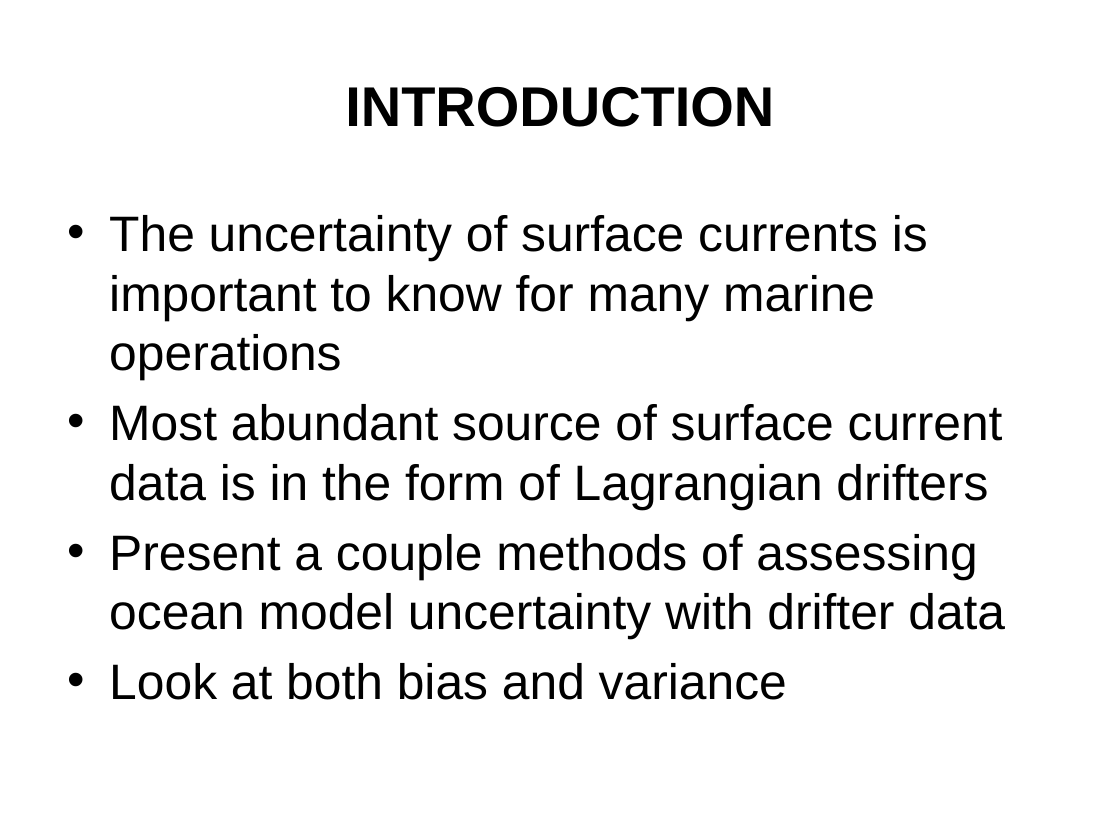
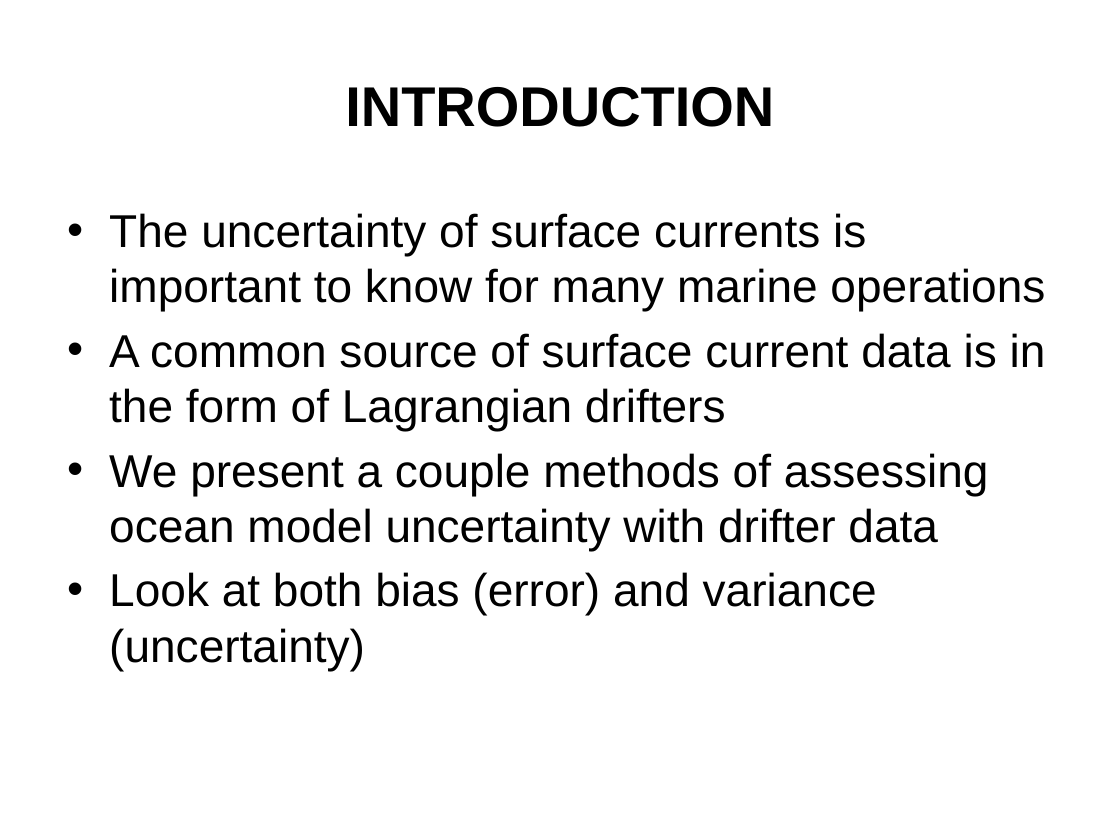
Before and after one commit to nsoontie/velocity-error, a slide deck: slide 2 of presentations/MOI-CONCEPTS-2021/Soontiens_Sutherland_drift_DFO-MOI.pptx. Drawn at 1120x840 pixels with LibreOffice and Linux fonts; fonts in the diff are those of the drawing; background and template pictures are left out. Boxes give left, top, right and bottom in pixels: in the first picture for what was removed or moved away, otherwise in the second. Text is boxed around its words. In the diff, an @@ line names an element or a change of style, - is before the commit and + after.

```diff
--- a/presentations/MOI-CONCEPTS-2021/Soontiens_Sutherland_drift_DFO-MOI.pptx
+++ b/presentations/MOI-CONCEPTS-2021/Soontiens_Sutherland_drift_DFO-MOI.pptx
@@ text at [109,213,1045,311]: size 32 to 29.6 pt in "The uncertainty of surface currents is important ..." @@
@@ text at [109,333,1046,670]: text changed; size 32 to 29.6 pt @@
-• Most abundant source of surface current data is in the form of Lagrangian drifters
-• Present a couple methods of assessing ocean model uncertainty with drifter data
-• Look at both bias and variance
+• A common source of surface current data is in the form of Lagrangian drifters
+• We present a couple methods of assessing ocean model uncertainty with drifter data
+• Look at both bias (error) and variance (uncertainty)
```
Also in this commit, not shown: 8 other slides changed.
